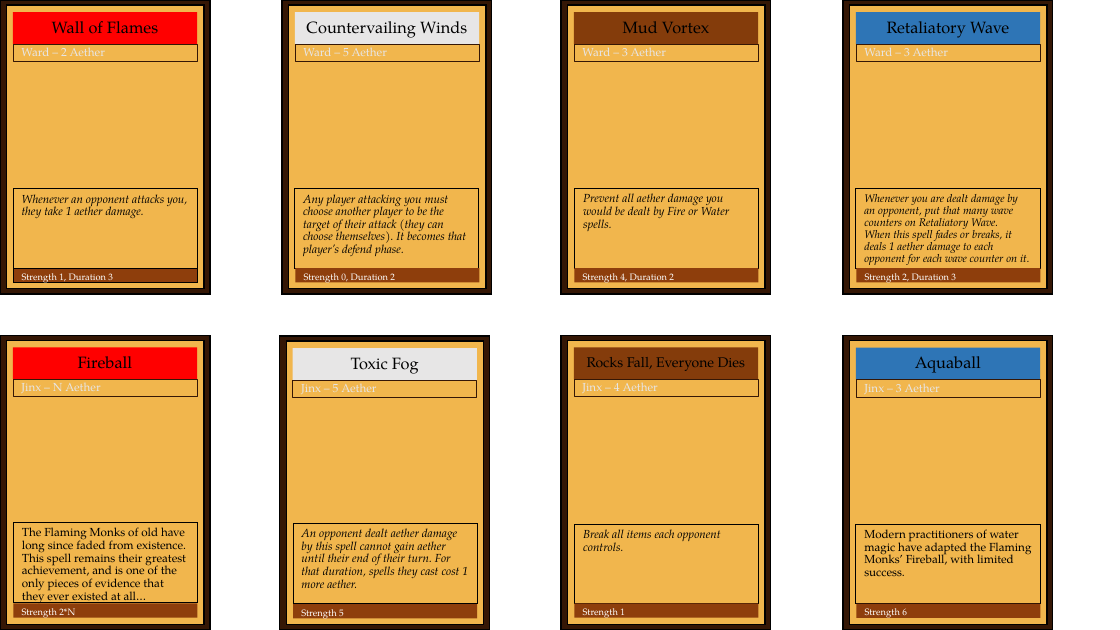
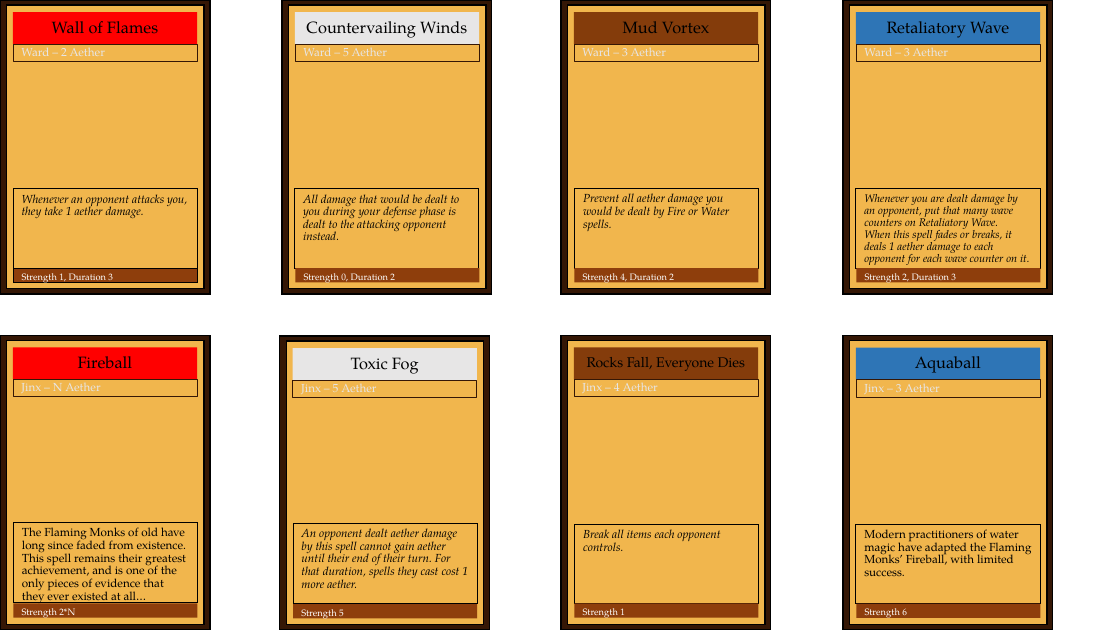
Before and after one commit to TheSimicSlaw/Ubiquitous-Computing-Project---Spellbook-Duels, a slide deck: slide 6 of Reference Files/spellbook duels cards v3.2.pptx. Drawn at 1120x630 pixels with LibreOffice and Linux fonts; fonts in the diff are those of the drawing. Boxes give left, top, right and bottom in pixels: in the first picture for what was removed or moved away, otherwise in the second. Text is boxed around its words. In the diff, an @@ line names an element or a change of style, - is before the commit and + after.

```diff
--- a/Reference Files/spellbook duels cards v3.2.pptx
+++ b/Reference Files/spellbook duels cards v3.2.pptx
@@ text at bbox=[303, 194, 460, 240]: text changed @@
-Any player attacking you must choose another player to be the target of their attack (they can choose themselves). It becomes that player’s defend phase.
+All damage that would be dealt to you during your defense phase is dealt to the attacking opponent instead.
```
Also in this commit, not shown: 2 other slides changed, 7 other files.
